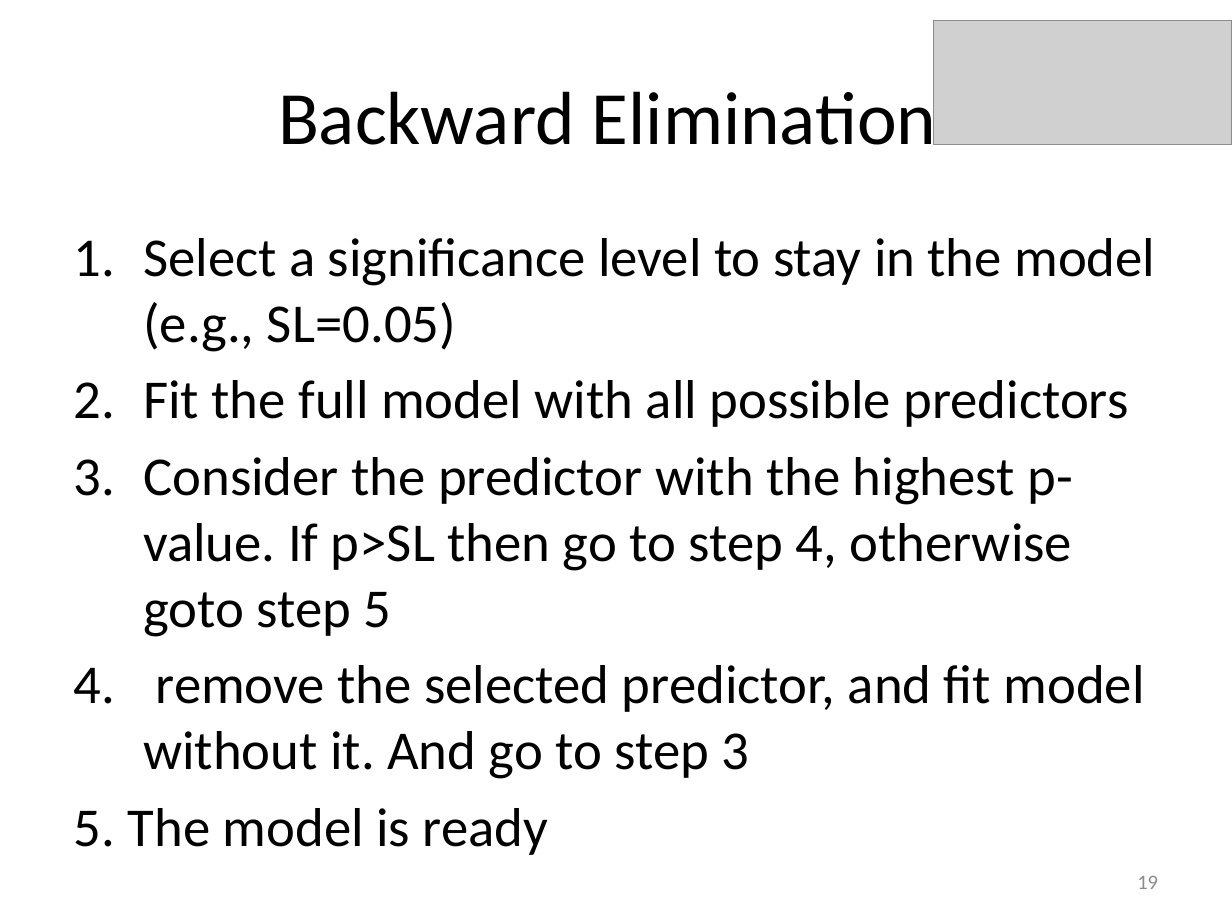
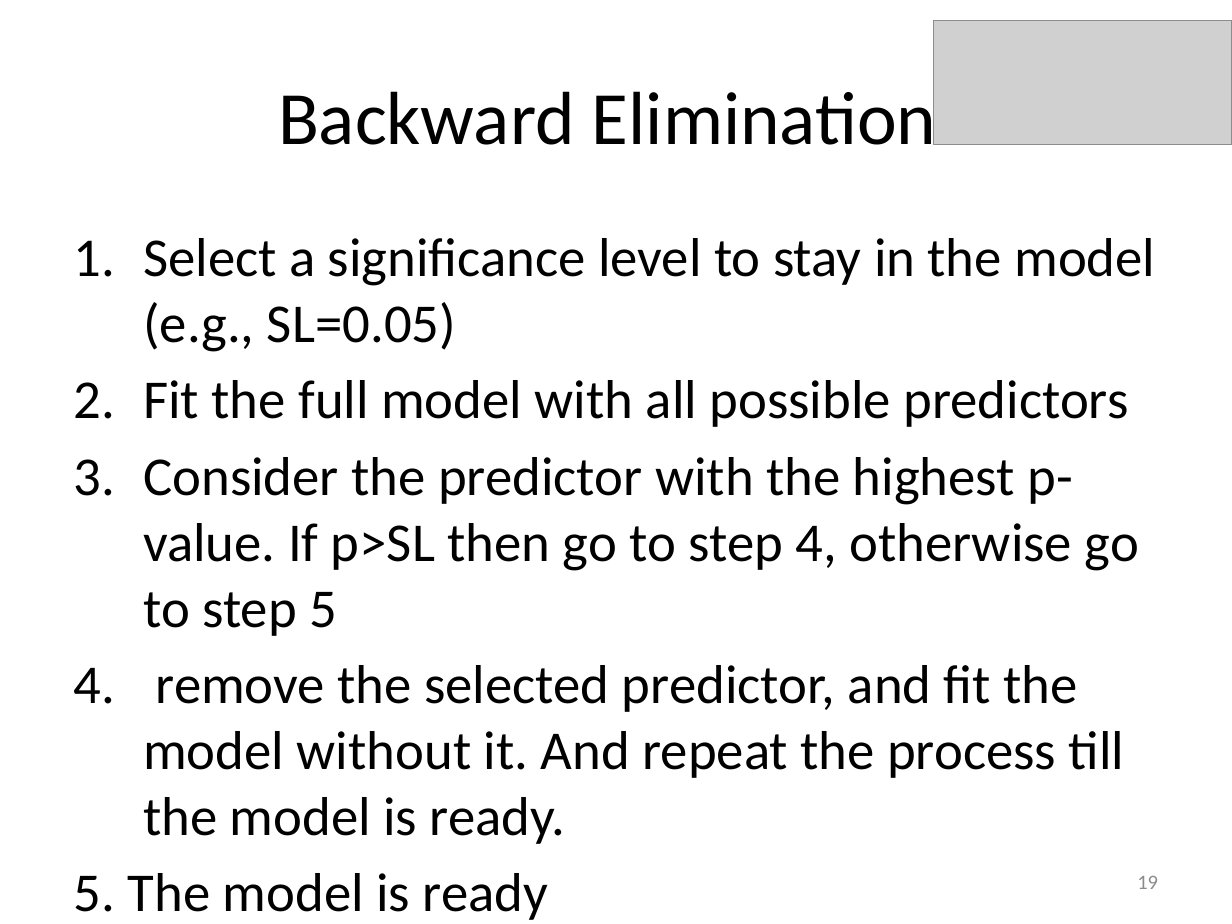
Before and after one commit to EngPeterAtef/Big-Data-Labs, a slide deck: slide 19 of Lab 5 - Predictive Analysis II/Linear Regression.pptx. Drawn at 1232x924 pixels with LibreOffice and Linux fonts; fonts in the diff are those of the drawing; grey boxes stand for pictures. Boxes give left, top, right and bottom in pixels: in the first picture for what was removed or moved away, otherwise in the second. Text is boxed around its words. In the diff, an @@ line names an element or a change of style, - is before the commit and + after.

```diff
--- a/Lab 5 - Predictive Analysis II/Linear Regression.pptx
+++ b/Lab 5 - Predictive Analysis II/Linear Regression.pptx
@@ text at (x1=143, y1=457, x2=1139, y2=844): text changed @@
-3. Consider the predictor with the highest p-value. If p>SL then go to step 4, otherwise goto step 5
-4. remove the selected predictor, and fit model without it. And go to step 3
+3. Consider the predictor with the highest p-value. If p>SL then go to step 4, otherwise go to step 5
+4. remove the selected predictor, and fit the model without it. And repeat the process till the model is ready.
```
Also in this commit, not shown: 16 other slides changed, 4 other files.
